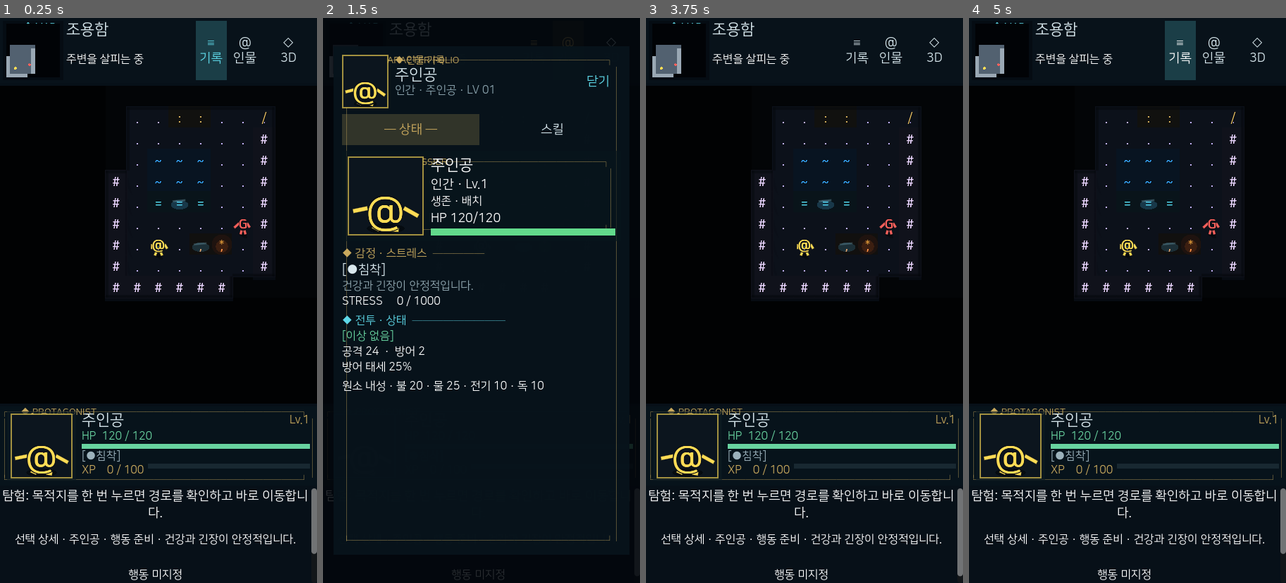
Above: before the commit, frames 1-4 (left to right).
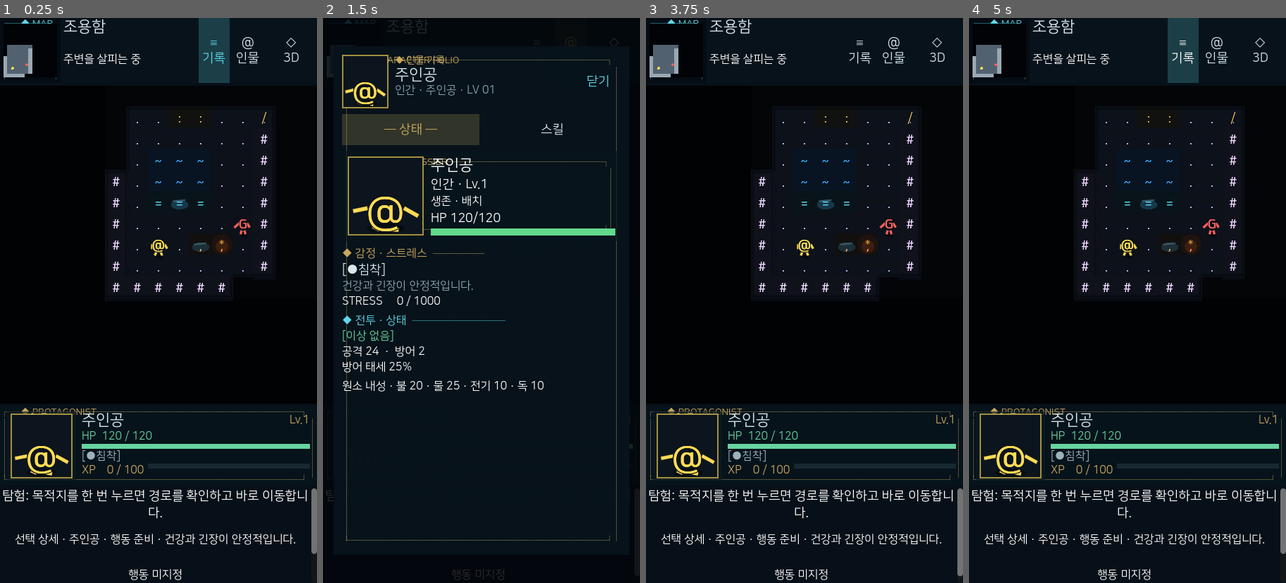
Above: after the commit, the same moments.

Repository: jinha1226/PROJ_S
Game: Godot game, scene res://playtest/party_encounter_sandbox.tscn
Same seed, same stepped clock (60 frames per second), same inputs: the game is played once before the commit and once after it.
Inputs (mouse positions are in pixels of both pictures, inside the frame that each line leads up to):
- Up to frame 1 (0.25 s): no input
- Up to frame 2 (1.5 s): click "≡ 기록" at 0.5 s; click "@ 인물" at 1.25 s
- Up to frame 3 (3.75 s): click "◇ 3D" at 2 s; click (804, 447) at 2.75 s; click "닫기" at 3.5 s
- Up to frame 4 (5 s): click "≡ 기록" at 4.25 s

The runs differ from the first frame. In frame 1, 1.2% of the frame differs, in the area x 1-95%, y 0-12%; in frame 2, 0.1%; in frame 3, 0.9%; in frame 4, 1.2%.

Commit message:
Fix ASCII HUD layout budgets

Diff:
--- a/playtest/party_encounter_sandbox.gd
+++ b/playtest/party_encounter_sandbox.gd
@@ -159,7 +159,7 @@
 	root_layout=VBoxContainer.new(); root_layout.name="PartyLayout"; root_layout.set_anchors_and_offsets_preset(Control.PRESET_FULL_RECT)
 	root_layout.offset_left=6; root_layout.offset_right=-6; root_layout.offset_top=4; root_layout.offset_bottom=-4; root_layout.add_theme_constant_override("separation",4); add_child(root_layout)
 	phase_panel=PanelContainer.new();phase_panel.name="TopExplorationHUD"
-	phase_panel.add_theme_stylebox_override("panel",AsciiFrameScript.borderless_surface(Color("#08131ad9"),4))
+	phase_panel.add_theme_stylebox_override("panel",AsciiFrameScript.borderless_surface(Color("#08131ad9"),0))
 	phase_panel.custom_minimum_size.y=92;root_layout.add_child(phase_panel)
 	phase_row=HBoxContainer.new();phase_row.name="TopExplorationHUDRow"
 	phase_row.add_theme_constant_override("separation",4);phase_panel.add_child(phase_row)
@@ -424,7 +424,7 @@
 	else:
 		root_layout.offset_left=6;root_layout.offset_right=-6
 		root_layout.offset_top=4;root_layout.offset_bottom=-4
-	minimap.visible=product_hud;recent_event_label.visible=product_hud
+	minimap_frame.visible=product_hud;minimap.visible=product_hud;recent_event_label.visible=product_hud
 	top_hud_actions.visible=product_hud
 	var card_layout:=party_card_layout_spec(party_rows.size(),size.x)
 	if compact_fixed_surface and int(card_layout.get("effective_count",0))==1:
@@ -755,10 +755,11 @@
 	dossier_frame.set_meta("major_glyph_frame",true);button.add_child(dossier_frame)
 	dossier_frame.set_anchors_and_offsets_preset(Control.PRESET_FULL_RECT)
 	var inset:=MarginContainer.new(); inset.name="CardContent"; inset.set_anchors_and_offsets_preset(Control.PRESET_FULL_RECT)
-	for margin in ["margin_left","margin_right"]:inset.add_theme_constant_override(margin,10)
-	for margin in ["margin_top","margin_bottom"]:inset.add_theme_constant_override(margin,7)
+	var spotlight:=str(spec.get("layout_id","COMPACT"))=="SPOTLIGHT"
+	for margin in ["margin_left","margin_right"]:inset.add_theme_constant_override(margin,10 if spotlight else 3)
+	for margin in ["margin_top","margin_bottom"]:inset.add_theme_constant_override(margin,7 if spotlight else 2)
 	inset.mouse_filter=Control.MOUSE_FILTER_IGNORE; button.add_child(inset)
-	if str(spec.get("layout_id","COMPACT"))=="SPOTLIGHT":
+	if spotlight:
 		_add_spotlight_card_content(inset,row,speech,spec)
 	else:
 		_add_stacked_card_content(inset,row,speech,spec)
@@ -2084,7 +2085,7 @@
 	glyph.mouse_filter=Control.MOUSE_FILTER_IGNORE;glyph.anchor_top=0.5;glyph.anchor_bottom=0.5
 	glyph.offset_left=5;glyph.offset_right=21;glyph.offset_top=-10;glyph.offset_bottom=10
 	glyph.vertical_alignment=VERTICAL_ALIGNMENT_CENTER
-	AsciiFrameScript.label_tone(glyph,accent,14);button.add_child(glyph);return button
+	AsciiFrameScript.label_tone(glyph,accent,FONT_AUX);button.add_child(glyph);return button
 func _action_glyph(node_name:String)->String:
 	if node_name in ["TurnConfirm","AutoExecute","DeployConfirm","SoloCombatStart"]:return ">"
 	if node_name.begins_with("Stabilize") or node_name.begins_with("Recruit"):return "+"
@@ -2151,7 +2152,7 @@
 		phase_label.add_theme_font_size_override("font_size",FONT_KEY)
 		phase_label.add_theme_color_override("font_color",AsciiFrameScript.BRASS if situation=="기척" else AsciiFrameScript.INK); grid.set_combat_emphasis(false)
 	phase_label.text=situation
-	phase_panel.add_theme_stylebox_override("panel",AsciiFrameScript.borderless_surface(surface_color,4))
+	phase_panel.add_theme_stylebox_override("panel",AsciiFrameScript.borderless_surface(surface_color,0))
 	phase_panel.set_meta("visible_stylebox_border",false)
 	if minimap_frame!=null:
 		var glyph_tone:=AsciiFrameScript.CYAN
--- a/tests/party_ui_layout_smoke.gd
+++ b/tests/party_ui_layout_smoke.gd
@@ -266,7 +266,8 @@
 		failures.append("%s product exploration playfield does not use viewport width grid=%s"%[
 			label,sandbox.grid.get_global_rect()])
 	if not objective_bar.is_visible_in_tree() or objective_bar.size.y<87.9 \
-			or objective_bar.size.y>96.1 or sandbox.minimap.size.x<77.9:
+			or objective_bar.size.y>96.1 or sandbox.minimap_frame.size.x<77.9 \
+			or str(sandbox.minimap_frame.frame_spec().primitive)!="GLYPH_TEXT":
 		failures.append("%s top HUD accessibility"%label)
 	if sandbox.reward_badge.visible or sandbox.phase_label.text in ["탐험","시간","목표"]:
 		failures.append("%s initial HUD leaks objective/time copy %s"%[label,sandbox.phase_label.text])
@@ -365,7 +366,7 @@
 			failures.append("%s product grid leaves horizontal outer gutters"%label)
 	if bar_rect.end.y>grid_rect.position.y+0.1:
 		failures.append("%s top HUD overlaps grid"%label)
-	if sandbox.minimap.size.x<77.9 or sandbox.record_button.size.x<43.9 \
+	if sandbox.minimap_frame.size.x<77.9 or sandbox.record_button.size.x<43.9 \
 			or sandbox.hero_detail_button.size.x<43.9:
 		failures.append("%s top HUD controls below geometry contract"%label)
 	for forbidden in ["탐험","시간","목표"]:
@@ -647,6 +648,8 @@
 	var grid_id=sandbox.grid.get_instance_id(); var exploration_mapping=sandbox.grid.mapping_signature()
 	var exploration_cell_size:float=sandbox.grid.cell_size_px()
 	_validate_layout(sandbox,"%s %s EXPLORATION"%[viewport_size,preset])
+	if sandbox.minimap_frame.visible:
+		failures.append("%s %s legacy journey retained hidden product glyph-frame geometry"%[viewport_size,preset])
 	var initial_actors:=0; for cell in sandbox.session.observe_party_world().cells: initial_actors+=cell.actors.size()
 	if initial_actors!=3: failures.append("%s %s pre-contact actor visibility"%[viewport_size,preset])
 	for button_name in ["ExploreN","ExploreNE","ExploreE","ExploreSE","ExploreS","ExploreSW","ExploreW","ExploreNW","ExploreHold"]:
